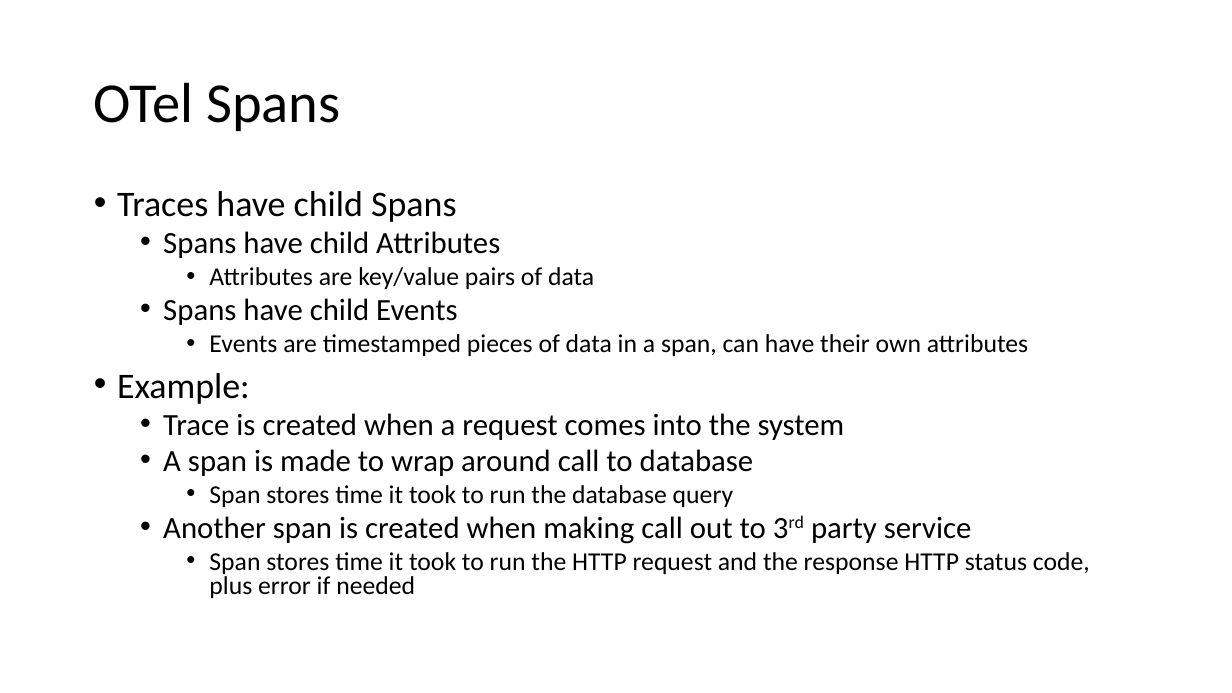
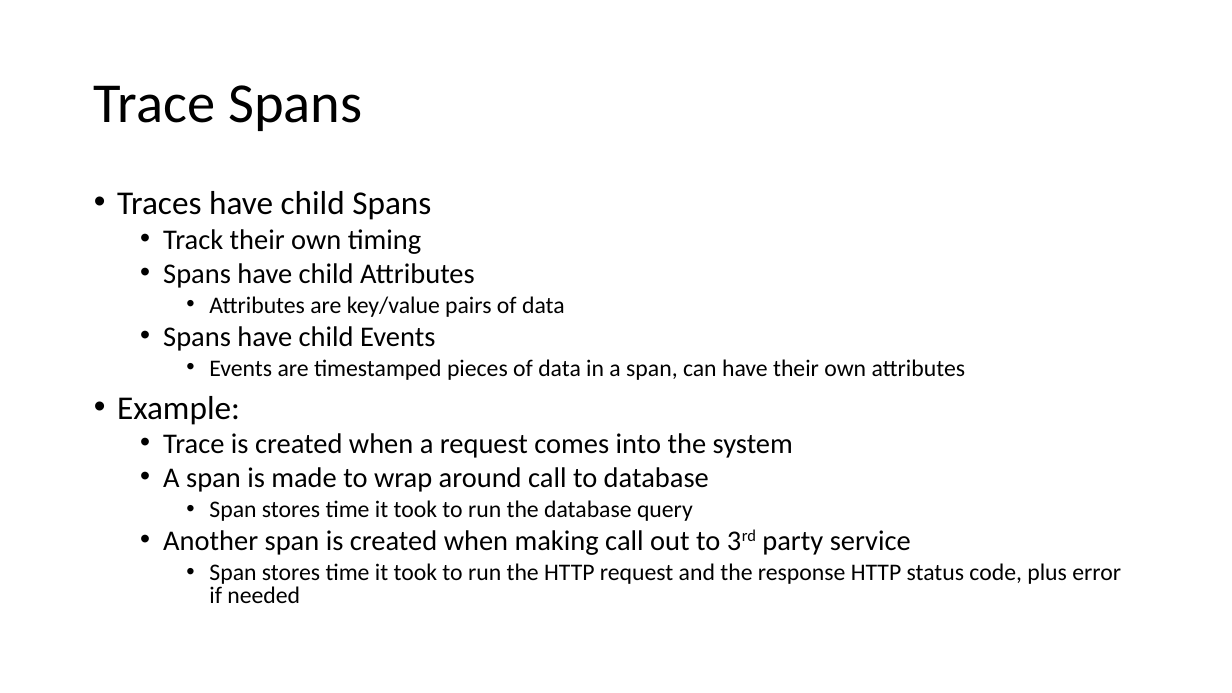
Before and after one commit to ProgrammerAL/Presentations-2023, a slide deck: slide 11 of 2023-03 - Orlando Code Camp - OpenTelemetry/Presentation.pptx. Drawn at 1232x693 pixels with LibreOffice and Linux fonts; fonts in the diff are those of the drawing. Boxes give left, top, right and bottom in pixels: in the first picture for what was removed or moved away, otherwise in the second. Text is boxed around its words. In the diff, an @@ line names an element or a change of style, - is before the commit and + after.

```diff
--- a/2023-03 - Orlando Code Camp - OpenTelemetry/Presentation.pptx
+++ b/2023-03 - Orlando Code Camp - OpenTelemetry/Presentation.pptx
@@ title at bbox=[94, 85, 362, 131]: text changed @@
-OTel Spans
+Trace Spans
@@ text at bbox=[117, 191, 1121, 603]: size 28 to 25.9 pt in "Traces have child Spans", "Example:"; size 24 to 22.2 pt in "Spans have child Attributes", "Spans have child Events", "Trace is created when a request comes ...", "A span is made to wrap around ..." and 1 more places; size 20 to 18.5 pt in "Attributes are key/value pairs of data", "Events are timestamped pieces of data in ...", "Span stores time it took to run ...", "Span stores time it took to run ..." @@
@@ text at bbox=[163, 229, 421, 254]: paragraph added @@
+  • Track their own timing
```
Also in this commit, not shown: 12 other slides changed, 2 slides added, 2 slides removed.
